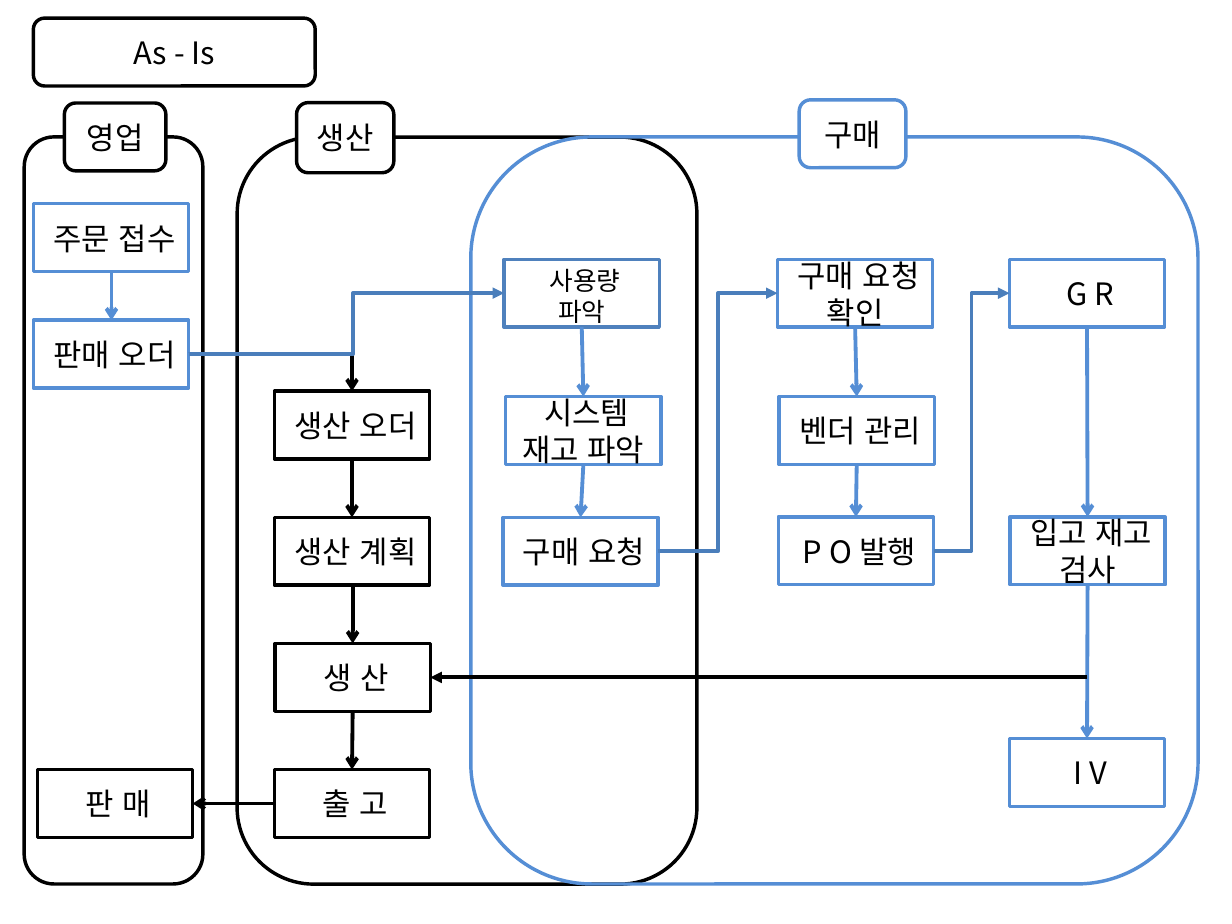
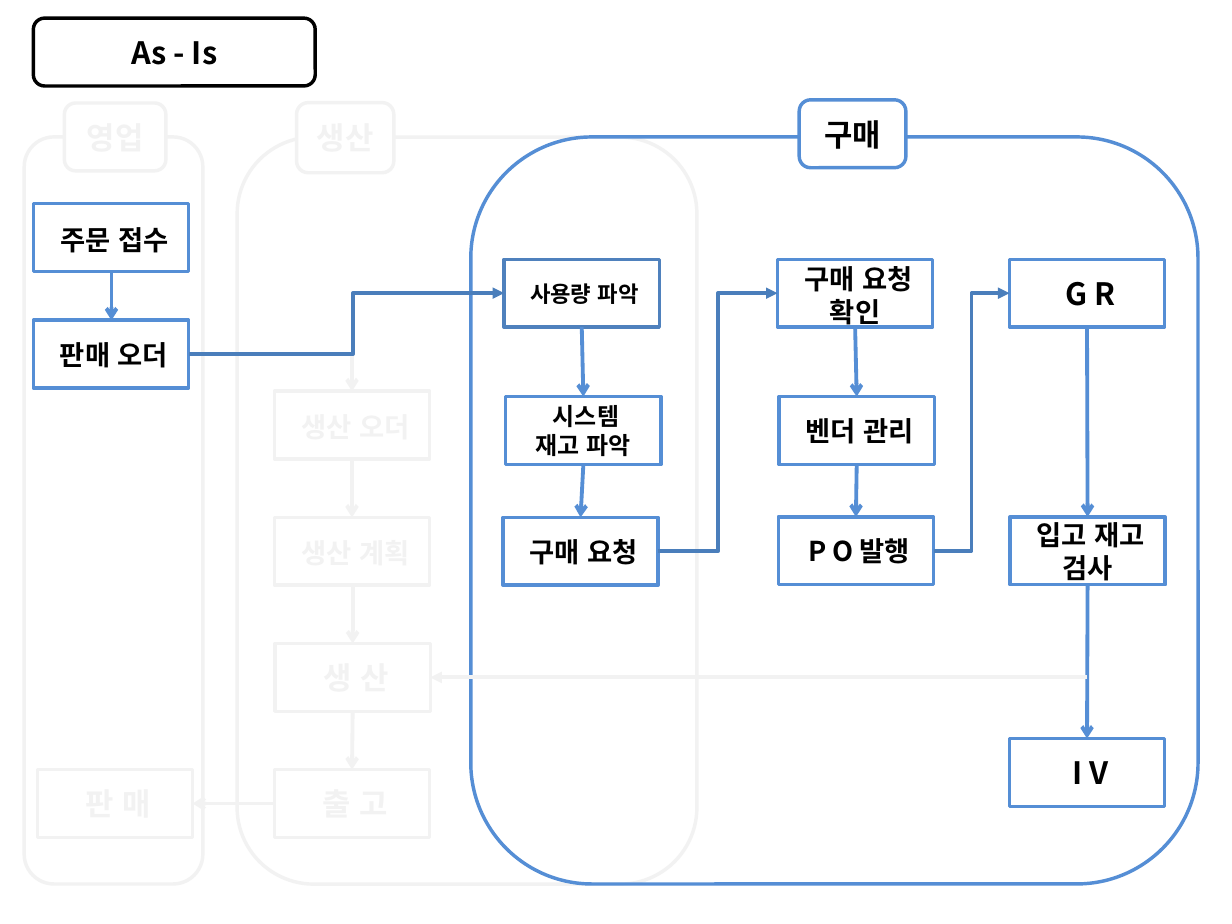
Before and after one commit to naniboy0923/SAP_Project, a slide deck: slide 2 of Document/TO-BE 정의서 미완.pptx. Drawn at 1232x924 pixels with LibreOffice and Linux fonts; fonts in the diff are those of the drawing. Boxes give left, top, right and bottom in pixels: in the first picture for what was removed or moved away, otherwise in the second. Text is boxed around its words. In the diff, an @@ line names an element or a change of style, - is before the commit and + after.

```diff
--- a/Document/TO-BE 정의서 미완.pptx
+++ b/Document/TO-BE 정의서 미완.pptx
@@ bold on in 4 elements at [1009, 259, 1164, 326], [1009, 738, 1164, 806], [800, 100, 907, 168], [33, 18, 315, 86] @@
@@ text in rounded rectangle at [87, 123, 144, 152]: text removed @@
-영업
@@ text in rounded rectangle at [317, 123, 374, 152]: text removed @@
-생산
@@ rectangle "사용량 파악" at [504, 259, 659, 326]: size 15 to 13 pt, bold on @@
@@ elbow arrow (188, 354) - (352, 392): stroke #000000 2.25 pt to #F2F2F2 2.25 pt @@
@@ text in rectangle at [294, 411, 417, 440]: text removed @@
-생산 오더
@@ rectangle "시스템" at [506, 397, 662, 464]: size 18 to 14 pt, bold on @@
@@ arrow (352, 460) - (352, 517): stroke #000000 2.25 pt to #F2F2F2 2.25 pt @@
@@ text in rectangle at [294, 537, 417, 566]: text removed @@
-생산 계획
@@ size 18 to 16 pt, bold on in 7 elements at [33, 203, 188, 271], [33, 320, 188, 388], [503, 517, 658, 585], [779, 517, 934, 585], [777, 259, 933, 326], [779, 397, 934, 464], [1010, 517, 1165, 585] @@
@@ arrow (352, 585) - (352, 643): stroke #000000 2.25 pt to #F2F2F2 2.25 pt @@
@@ text in rectangle at [323, 663, 388, 692]: text removed @@
-생 산
@@ arrow (1087, 678) - (430, 678): stroke #000000 2.25 pt to #F2F2F2 2.25 pt @@
@@ arrow (352, 711) - (352, 770): stroke #000000 2.25 pt to #F2F2F2 2.25 pt @@
@@ outline #000000 2 pt to #F2F2F2 2 pt in 9 elements at [25, 137, 203, 883], [237, 137, 696, 883], [275, 392, 430, 460], [275, 517, 430, 585], [275, 643, 430, 711], [275, 770, 430, 838], [64, 103, 165, 171], [297, 102, 394, 172], [37, 770, 192, 838] @@
@@ text in rectangle at [86, 789, 151, 818]: text removed @@
-판 매
@@ arrow (275, 803) - (192, 803): stroke #000000 2.25 pt to #F2F2F2 2.25 pt @@
@@ text in rectangle at [323, 789, 388, 817]: text removed @@
-출 고
```
Also in this commit, not shown: 6 other slides changed, 1 slide removed.
